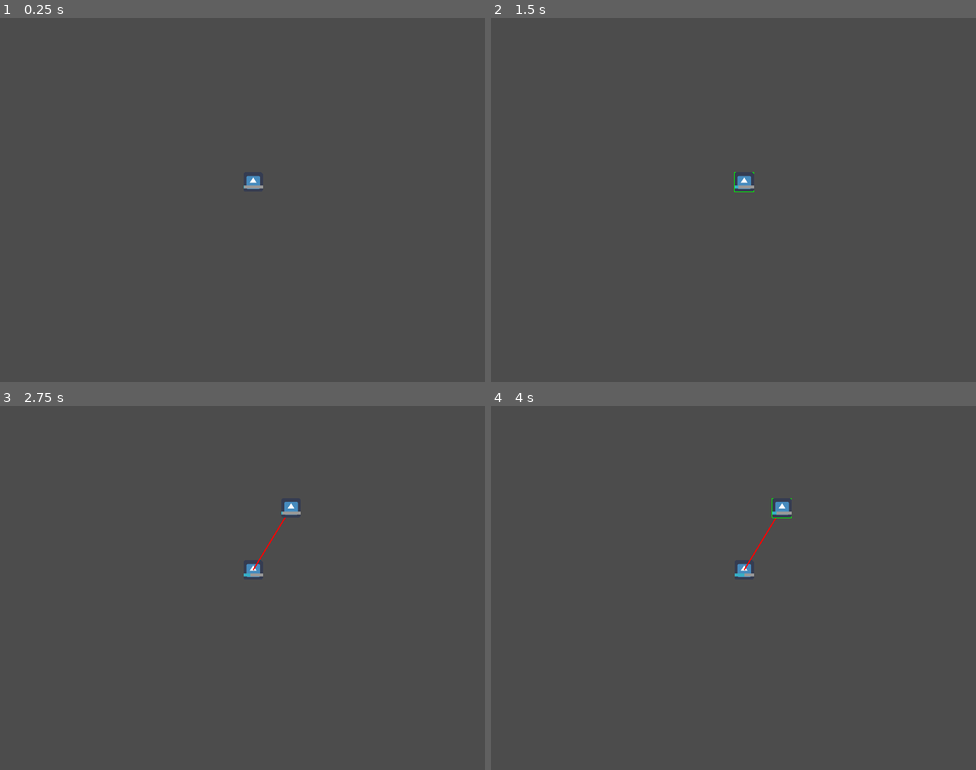
Above: before the commit, frames 1-4 (two rows, left to right).
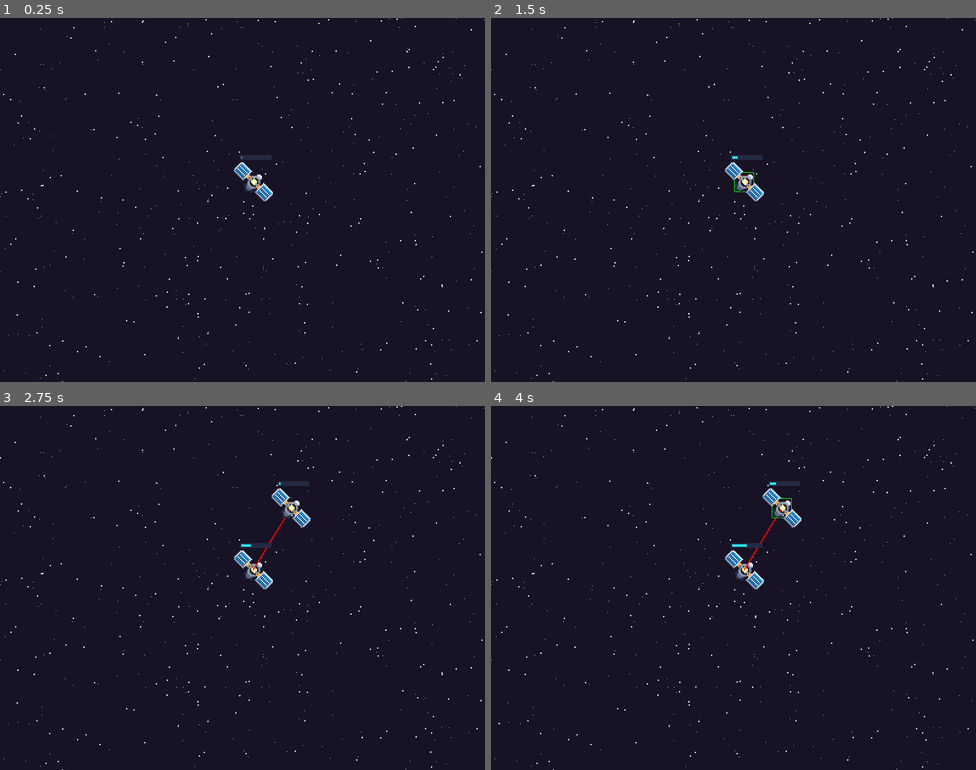
Above: after the commit, the same moments.

Repository: svntax/LD45-StartWithNothing
Game: Godot game, scene res://Scenes/Gameplay.tscn
Two runs of this game, one before a commit and one after it. Both use one fixed random seed, a clock stepped at 60 frames per second and the inputs below. The engine's default icon, where the game draws it, is replaced by a stand-in: a white triangle on a blue panel in a dark square.
Inputs (mouse positions are in pixels of both pictures, inside the frame that each line leads up to):
- Up to frame 1 (0.25 s): no input
- Up to frame 2 (1.5 s): move the mouse to (743, 181) at 0.52 s; click (743, 181) at 0.67 s; click (743, 181) at 1.42 s
- Up to frame 3 (2.75 s): move the mouse to (291, 507) at 2.02 s; click (291, 507) at 2.17 s
- Up to frame 4 (4 s): click (782, 507) at 2.92 s; click (782, 507) at 3.67 s

The runs differ from the first frame. In frame 1, 100% of the frame differs, in the area x 0-100%, y 0-100%; in frame 2, 100%; in frame 3, 100%; in frame 4, 100%.

Commit message:
Added energy node sprite, updated progress bar style, and added starfield effect.

Diff:
--- /dev/null
+++ b/Scenes/BackgroundStar.tscn
@@ -0,0 +1,31 @@
+[gd_scene load_steps=3 format=2]
+
+[ext_resource path="res://Sprites/star_twinkle.png" type="Texture" id=1]
+
+[sub_resource type="Animation" id=1]
+resource_name = "idle"
+length = 0.6
+loop = true
+tracks/0/type = "value"
+tracks/0/path = NodePath("Sprite:frame")
+tracks/0/interp = 1
+tracks/0/loop_wrap = true
+tracks/0/imported = false
+tracks/0/enabled = true
+tracks/0/keys = {
+"times": PoolRealArray( 0, 0.3 ),
+"transitions": PoolRealArray( 1, 1 ),
+"update": 1,
+"values": [ 0, 1 ]
+}
+
+[node name="BackgroundStar" type="Node2D"]
+
+[node name="Sprite" type="Sprite" parent="."]
+texture = ExtResource( 1 )
+hframes = 2
+frame = 1
+
+[node name="AnimationPlayer" type="AnimationPlayer" parent="."]
+autoplay = "idle"
+anims/idle = SubResource( 1 )
--- a/Scenes/EnergyNode.tscn
+++ b/Scenes/EnergyNode.tscn
@@ -2,21 +2,27 @@
 
 [ext_resource path="res://Scenes/SpaceNode.tscn" type="PackedScene" id=1]
 [ext_resource path="res://Scripts/EnergyNode.gd" type="Script" id=2]
-[ext_resource path="res://icon.png" type="Texture" id=3]
+[ext_resource path="res://Sprites/energy_satellite.png" type="Texture" id=3]
 
 [sub_resource type="CircleShape2D" id=1]
 radius = 128.0
 
 [sub_resource type="CircleShape2D" id=2]
-radius = 16.0
+radius = 22.0
 
 [sub_resource type="StyleBoxFlat" id=3]
-bg_color = Color( 0.219608, 0.686275, 0.776471, 1 )
+bg_color = Color( 0.172549, 0.909804, 0.960784, 1 )
+border_width_left = 2
+border_width_top = 2
+border_width_right = 2
+border_width_bottom = 2
+border_color = Color( 0.14902, 0.168627, 0.266667, 1 )
 
 [sub_resource type="StyleBoxFlat" id=4]
+bg_color = Color( 0.14902, 0.168627, 0.266667, 1 )
 corner_detail = 1
 
-[node name="EnergyNode" groups=[
+[node name="EnergyNode" index="0" groups=[
 "EnergyNodes",
 ] instance=ExtResource( 1 )]
 script = ExtResource( 2 )
@@ -25,7 +31,7 @@
 shape = SubResource( 1 )
 
 [node name="Sprite" type="Sprite" parent="." index="1"]
-scale = Vector2( 0.5, 0.5 )
+scale = Vector2( 2, 2 )
 texture = ExtResource( 3 )
 
 [node name="CollisionShape2D" type="CollisionShape2D" parent="MouseDetectRange" index="0"]
@@ -34,15 +40,19 @@
 [node name="EnergyTimer" type="Timer" parent="." index="3"]
 autostart = true
 
-[node name="EnergyBar" type="ProgressBar" parent="." index="4"]
-margin_left = -16.4401
-margin_top = 5.72165
-margin_right = 15.5599
-margin_bottom = 10.7216
+[node name="EnergyUI" type="Node2D" parent="." index="4"]
+z_index = 10
+
+[node name="EnergyBar" type="ProgressBar" parent="EnergyUI" index="0"]
+margin_left = -22.0
+margin_top = -44.0
+margin_right = 30.0
+margin_bottom = -36.0
 mouse_filter = 2
 custom_styles/fg = SubResource( 3 )
 custom_styles/bg = SubResource( 4 )
 step = 0.0
+value = 65.0
 percent_visible = false
 [connection signal="input_event" from="NodeRange" to="." method="_on_NodeRange_input_event"]
 [connection signal="input_event" from="MouseDetectRange" to="." method="_on_MouseDetectRange_input_event"]
--- a/Scenes/Gameplay.tscn
+++ b/Scenes/Gameplay.tscn
@@ -1,7 +1,8 @@
-[gd_scene load_steps=4 format=2]
+[gd_scene load_steps=5 format=2]
 
 [ext_resource path="res://Scripts/GameplayControls.gd" type="Script" id=1]
-[ext_resource path="res://Scenes/EnergyNode.tscn" type="PackedScene" id=2]
+[ext_resource path="res://Scripts/Starfield.gd" type="Script" id=2]
+[ext_resource path="res://Scenes/EnergyNode.tscn" type="PackedScene" id=3]
 
 [sub_resource type="CircleShape2D" id=1]
 radius = 4.0
@@ -9,7 +10,10 @@
 [node name="Gameplay" type="Node2D"]
 script = ExtResource( 1 )
 
-[node name="EnergyNode" parent="." instance=ExtResource( 2 )]
+[node name="Starfield" type="Node2D" parent="."]
+script = ExtResource( 2 )
+
+[node name="EnergyNode" parent="." instance=ExtResource( 3 )]
 position = Vector2( 417.526, 270.488 )
 
 [node name="MouseArea" type="Area2D" parent="."]
--- a/Scripts/EnergyNode.gd
+++ b/Scripts/EnergyNode.gd
@@ -6,9 +6,11 @@
 onready var current_charge = 0.0;
 onready var MAXIMUM_CHARGE = 100;
 onready var SECONDS_TO_FULL_CHARGE = 8;
+onready var energyBar = $EnergyUI/EnergyBar
 
 func _ready():
     energyCost = 50 #TODO adjust later
+    energyBar.set_value(0)
 
 func _draw():
     for node in adjacentNodes:
@@ -16,13 +18,11 @@
         draw_line(to_local(global_position), to_local(node.global_position), Color.red, 2)
     if isSelected:
         draw_rect(Rect2(-16, -16, 32, 32), Color.green, false)
-
-
         #draw_circle(Vector2(0, 0), NODE_RADIUS, Color.green)
 
 func _process(delta):
     update()
-    $EnergyBar.set_value($EnergyBar.value + delta * $EnergyBar.max_value / SECONDS_TO_FULL_CHARGE)
+    energyBar.set_value(energyBar.value + delta * energyBar.max_value / SECONDS_TO_FULL_CHARGE)
 
 func isPositionValid(pos):
     var dist : int = global_position.distance_to(pos)
--- /dev/null
+++ b/Scripts/Starfield.gd
@@ -0,0 +1,28 @@
+extends Node2D
+
+var animatedStar = load("res://Scenes/BackgroundStar.tscn")
+
+onready var stars : Array = []
+
+func _ready():
+    for i in range(1000):
+        var x = randi() % 1000
+        var y = randi() % 1000
+        if randf() < 0.2:
+            var twinklingStar = animatedStar.instance()
+            add_child(twinklingStar)
+            twinklingStar.global_position = Vector2(x, y)
+            twinklingStar.get_node("AnimationPlayer").seek(randf())
+        else:
+            var star = {}
+            star.x = x
+            star.y = y
+            star.size = randi() % 2 + 1
+            stars.append(star)
+
+func _draw():
+    for star in stars:
+        draw_rect(Rect2(star.x, star.y, star.size, star.size), Color.white)
+
+func _process(delta):
+    update()
--- a/project.godot
+++ b/project.godot
@@ -36,4 +36,5 @@
 
 [rendering]
 
+environment/default_clear_color=Color( 0.0941176, 0.0784314, 0.145098, 1 )
 environment/default_environment="res://default_env.tres"
Binary file added: Sprites/energy_satellite.png
Not shown, added: Sprites/energy_satellite.png.import
Binary file added: Sprites/star_twinkle.png
Not shown, added: Sprites/star_twinkle.png.import
